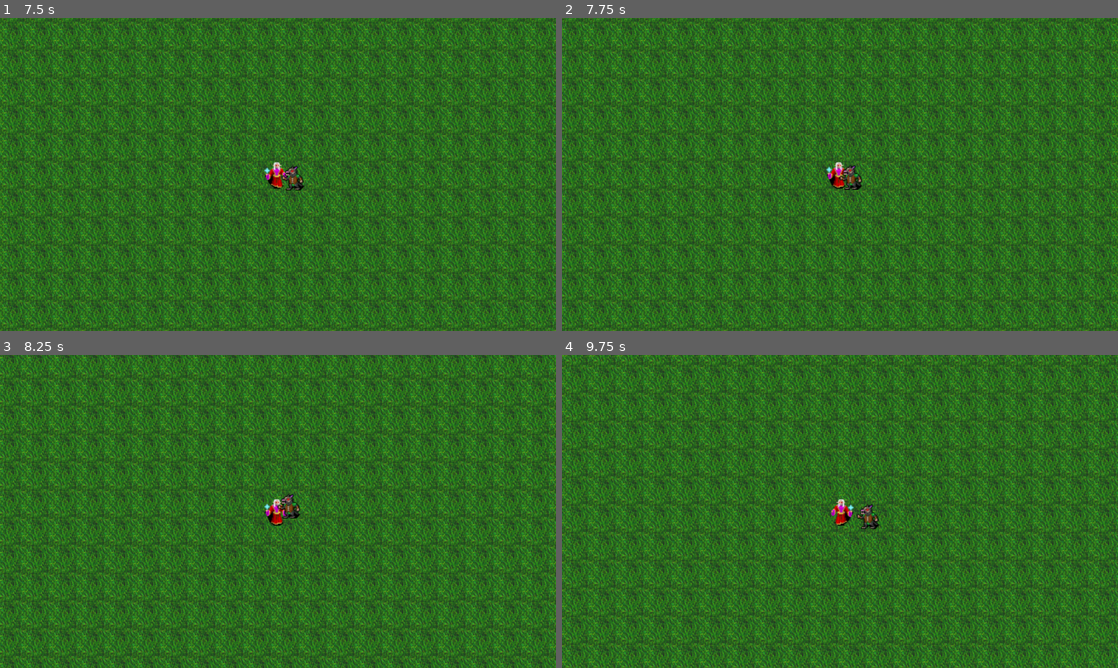
Above: before the commit, frames 1-4 (two rows, left to right).
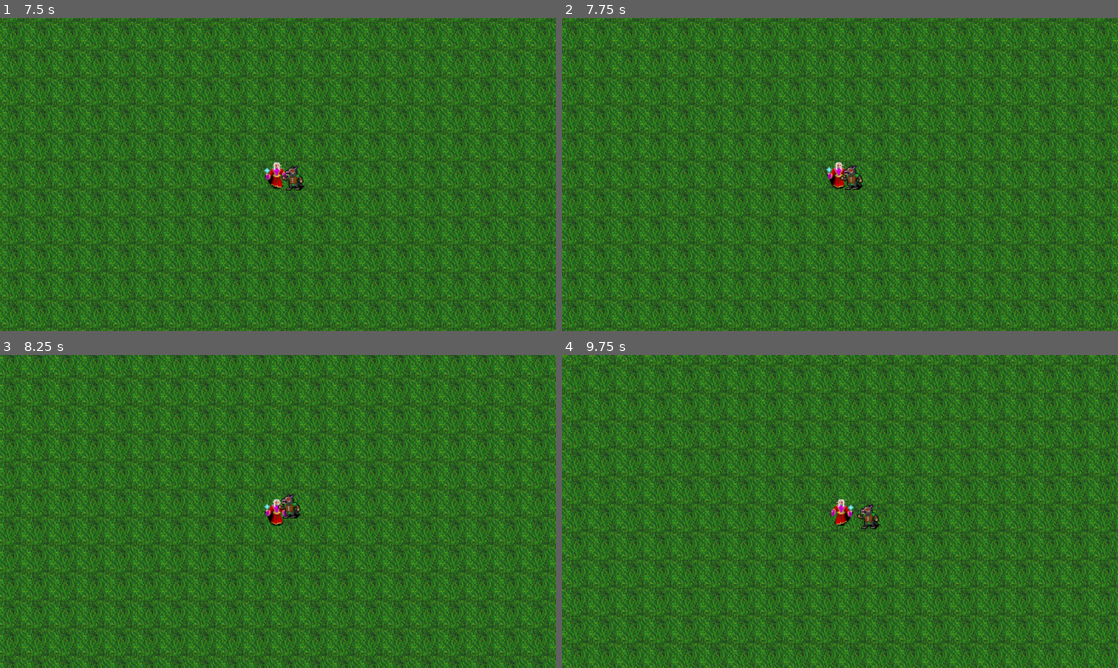
Above: after the commit, the same moments.

Repository: jordanehara/swarm
Game: Godot game, scene res://World/world.tscn
The game is run twice, just before and just after one commit, with the same random seed, the same clock (stepped at 60 frames per second) and the same inputs.
Inputs:
- Up to frame 1 (7.5 s): hold D (right) 0.53-1.28 s; hold S (down) 1.28-2.03 s; hold D (right) 2.03-2.78 s; hold W (up) 2.78-3.53 s; hold A (left) 3.53-5.03 s; hold S (down) 5.03-5.78 s; hold D (right) 5.78-6.53 s; hold W (up) 6.53-7.28 s; hold D (right) from 7.28 s (still down)
- Up to frame 2 (7.75 s): keep holding D (right)
- Up to frame 3 (8.25 s): release D (right) at 8.03 s; hold S (down) from 8.03 s (still down)
- Up to frame 4 (9.75 s): release S (down) at 8.78 s; hold A (left) 8.78-9.53 s; hold W (up) from 9.53 s (still down)

Frame 1 is identical in both runs. In frame 2, 4.8% of the frame differs, in the area x 0-100%, y 0-100%; in frame 3, 0.8%; in frame 4, 2.4%.

Commit message:
Add hit and hurt boxes for player and enemy

Diff:
--- a/Enemy/enemy.gd
+++ b/Enemy/enemy.gd
@@ -1,6 +1,7 @@
 extends CharacterBody2D
 
 @export var movement_speed = 20.0
+@export var hp = 10
 
 @onready var player = get_tree().get_first_node_in_group("player")
 @onready var sprite = $Sprite2D
@@ -18,3 +19,9 @@
 		sprite.flip_h = true
 	elif direction.x < -0.1:
 		sprite.flip_h = false
+
+
+func _on_hurt_box_hurt(damage: Variant) -> void:
+	hp -= damage
+	if hp <= 0:
+		queue_free() # delete enemy
--- a/Enemy/enemy.tscn
+++ b/Enemy/enemy.tscn
@@ -1,11 +1,28 @@
-[gd_scene load_steps=7 format=3 uid="uid://dhsva8wysuv04"]
+[gd_scene load_steps=11 format=3 uid="uid://dhsva8wysuv04"]
 
 [ext_resource type="Texture2D" uid="uid://b8lfkvcr46srs" path="res://Textures/Enemy/kolbold_weak.png" id="1_2pb1h"]
 [ext_resource type="Script" uid="uid://do7pi017hldog" path="res://Enemy/enemy.gd" id="1_px1sc"]
+[ext_resource type="PackedScene" uid="uid://deuow7u07d07s" path="res://Utility/hurt_box.tscn" id="3_am0pq"]
+[ext_resource type="PackedScene" uid="uid://bdd1ektux06lc" path="res://Utility/hit_box.tscn" id="4_eqilm"]
 
 [sub_resource type="CapsuleShape2D" id="CapsuleShape2D_px1sc"]
 radius = 5.49658
 height = 20.9304
+
+[sub_resource type="Animation" id="Animation_am0pq"]
+length = 0.001
+tracks/0/type = "value"
+tracks/0/imported = false
+tracks/0/enabled = true
+tracks/0/path = NodePath("Sprite2D:frame")
+tracks/0/interp = 1
+tracks/0/loop_wrap = true
+tracks/0/keys = {
+"times": PackedFloat32Array(0),
+"transitions": PackedFloat32Array(1),
+"update": 1,
+"values": [0]
+}
 
 [sub_resource type="Animation" id="Animation_px1sc"]
 resource_name = "walk"
@@ -24,26 +41,17 @@
 "values": [0, 1]
 }
 
-[sub_resource type="Animation" id="Animation_am0pq"]
-length = 0.001
-tracks/0/type = "value"
-tracks/0/imported = false
-tracks/0/enabled = true
-tracks/0/path = NodePath("Sprite2D:frame")
-tracks/0/interp = 1
-tracks/0/loop_wrap = true
-tracks/0/keys = {
-"times": PackedFloat32Array(0),
-"transitions": PackedFloat32Array(1),
-"update": 1,
-"values": [0]
-}
-
 [sub_resource type="AnimationLibrary" id="AnimationLibrary_eqilm"]
 _data = {
 &"RESET": SubResource("Animation_am0pq"),
 &"walk": SubResource("Animation_px1sc")
 }
+
+[sub_resource type="RectangleShape2D" id="RectangleShape2D_eqilm"]
+size = Vector2(17, 25)
+
+[sub_resource type="RectangleShape2D" id="RectangleShape2D_ncf7h"]
+size = Vector2(13, 22)
 
 [node name="enemy_kobold_weak" type="CharacterBody2D"]
 script = ExtResource("1_px1sc")
@@ -53,6 +61,7 @@
 hframes = 2
 
 [node name="CollisionShape2D" type="CollisionShape2D" parent="."]
+visible = false
 position = Vector2(1.50342, 0.998589)
 scale = Vector2(1, 0.955683)
 shape = SubResource("CapsuleShape2D_px1sc")
@@ -61,3 +70,23 @@
 libraries = {
 &"": SubResource("AnimationLibrary_eqilm")
 }
+
+[node name="HurtBox" parent="." instance=ExtResource("3_am0pq")]
+collision_mask = 4
+
+[node name="CollisionShape2D" parent="HurtBox" index="0"]
+visible = false
+position = Vector2(2, 2)
+shape = SubResource("RectangleShape2D_eqilm")
+
+[node name="HitBox" parent="." instance=ExtResource("4_eqilm")]
+collision_layer = 2
+
+[node name="CollisionShape2D" parent="HitBox" index="0"]
+position = Vector2(1.5, 2)
+shape = SubResource("RectangleShape2D_ncf7h")
+
+[connection signal="hurt" from="HurtBox" to="." method="_on_hurt_box_hurt"]
+
+[editable path="HurtBox"]
+[editable path="HitBox"]
--- a/Player/player.gd
+++ b/Player/player.gd
@@ -1,6 +1,8 @@
 extends CharacterBody2D
 
 var movement_speed = 50.0
+var hp = 80
+
 @onready var sprite = $Sprite2D
 @onready var walkTimer = get_node("%walkTimer")
 
@@ -12,7 +14,7 @@
 # if moving 600 pixels, movement_speed 360*delta
 # 60 fps = 600/(60*360/1/60) = 1.67s
 # 20 fps = 600/(20*360/20) = 1.67s
-func _physics_process(delta: float) -> void: # 1/60s movement runs
+func _physics_process(_delta: float) -> void: # 1/60s movement runs
 	movement()
 
 
@@ -40,3 +42,8 @@
 	# diagonal movement would be faster than right left movement if not normalized
 	velocity = mov.normalized() * movement_speed
 	move_and_slide() # specific to 2d body. Automatically uses delta
+
+
+func _on_hurt_box_hurt(damage: Variant) -> void:
+	hp -= damage
+	print(hp)
--- a/Player/player.tscn
+++ b/Player/player.tscn
@@ -1,11 +1,15 @@
-[gd_scene load_steps=4 format=3 uid="uid://bl4s74fg06xet"]
+[gd_scene load_steps=6 format=3 uid="uid://bl4s74fg06xet"]
 
 [ext_resource type="Script" uid="uid://usr2gponh8s7" path="res://Player/player.gd" id="1_4ntmi"]
 [ext_resource type="Texture2D" uid="uid://2p6c5c87txcx" path="res://Textures/Player/player_sprite.png" id="1_l8h54"]
+[ext_resource type="PackedScene" uid="uid://deuow7u07d07s" path="res://Utility/hurt_box.tscn" id="3_btcbx"]
 
 [sub_resource type="CapsuleShape2D" id="CapsuleShape2D_4ntmi"]
 radius = 5.54694
 height = 25.8553
+
+[sub_resource type="RectangleShape2D" id="RectangleShape2D_gwnis"]
+size = Vector2(13, 20)
 
 [node name="Player" type="CharacterBody2D" groups=["player"]]
 motion_mode = 1
@@ -18,7 +22,7 @@
 [node name="Camera2D" type="Camera2D" parent="."]
 
 [node name="CollisionShape2D" type="CollisionShape2D" parent="."]
-position = Vector2(1.55923, 1.07368)
+position = Vector2(2, 1)
 scale = Vector2(1.05394, 0.818103)
 shape = SubResource("CapsuleShape2D_4ntmi")
 
@@ -26,3 +30,14 @@
 unique_name_in_owner = true
 wait_time = 0.2
 one_shot = true
+
+[node name="HurtBox" parent="." instance=ExtResource("3_btcbx")]
+collision_mask = 2
+
+[node name="CollisionShape2D" parent="HurtBox" index="0"]
+position = Vector2(3, 1)
+shape = SubResource("RectangleShape2D_gwnis")
+
+[connection signal="hurt" from="HurtBox" to="." method="_on_hurt_box_hurt"]
+
+[editable path="HurtBox"]
--- /dev/null
+++ b/Utility/hit_box.gd
@@ -0,0 +1,12 @@
+extends Area2D
+
+@export var damage = 1
+@onready var collision = $CollisionShape2D
+@onready var disableTimer = $DisableHitBoxTimer
+
+func tempdisable():
+	collision.call_deferred("set", "diabled", true)
+	disableTimer.start()
+
+func _on_disable_hit_box_timer_timeout() -> void:
+	collision.call_deferred("set", "diabled", false)
--- /dev/null
+++ b/Utility/hit_box.tscn
@@ -0,0 +1,16 @@
+[gd_scene load_steps=2 format=3 uid="uid://bdd1ektux06lc"]
+
+[ext_resource type="Script" uid="uid://rgidfymn8tr8" path="res://Utility/hit_box.gd" id="1_n1tgr"]
+
+[node name="HitBox" type="Area2D" groups=["attack"]]
+collision_layer = 0
+collision_mask = 0
+script = ExtResource("1_n1tgr")
+
+[node name="CollisionShape2D" type="CollisionShape2D" parent="."]
+
+[node name="DisableHitBoxTimer" type="Timer" parent="."]
+wait_time = 0.5
+one_shot = true
+
+[connection signal="timeout" from="DisableHitBoxTimer" to="." method="_on_disable_hit_box_timer_timeout"]
--- /dev/null
+++ b/Utility/hurt_box.gd
@@ -0,0 +1,29 @@
+extends Area2D
+
+@export_enum("Cooldown", "HitOnce", "DisableHitBox") var HurtBoxType = 0
+
+@onready var collision = $CollisionShape2D
+@onready var disableTimer = $DisableTimer
+
+signal hurt(damage)
+
+
+
+func _on_area_entered(area: Area2D) -> void:
+	if area.is_in_group("attack"):
+		if not area.get("damage") == null:
+			match HurtBoxType:
+				0: # Cooldown
+					collision.call_deferred("set", "disabled", true)
+					disableTimer.start()
+				1: #HitOnce
+					pass
+				2: #DisableHitBox
+					if area.has_method("tempdisable"):
+						area.tempdisable()
+			var damage = area.damage
+			emit_signal("hurt", damage)
+
+
+func _on_disable_timer_timeout() -> void:
+	collision.call_deferred("set", "disabled", false)
--- /dev/null
+++ b/Utility/hurt_box.tscn
@@ -0,0 +1,17 @@
+[gd_scene load_steps=2 format=3 uid="uid://deuow7u07d07s"]
+
+[ext_resource type="Script" uid="uid://bglxtrlfmhq0a" path="res://Utility/hurt_box.gd" id="1_flpa1"]
+
+[node name="HurtBox" type="Area2D"]
+collision_layer = 0
+collision_mask = 0
+script = ExtResource("1_flpa1")
+
+[node name="CollisionShape2D" type="CollisionShape2D" parent="."]
+
+[node name="DisableTimer" type="Timer" parent="."]
+wait_time = 0.5
+one_shot = true
+
+[connection signal="area_entered" from="." to="." method="_on_area_entered"]
+[connection signal="timeout" from="DisableTimer" to="." method="_on_disable_timer_timeout"]
--- a/project.godot
+++ b/project.godot
@@ -46,6 +46,13 @@
 ]
 }
 
+[layer_names]
+
+2d_physics/layer_1="World"
+2d_physics/layer_2="Player"
+2d_physics/layer_3="Enemy"
+2d_physics/layer_4="Loot"
+
 [rendering]
 
 renderer/rendering_method="gl_compatibility"
Not shown, added: Utility/hit_box.gd.uid
Not shown, added: Utility/hurt_box.gd.uid
